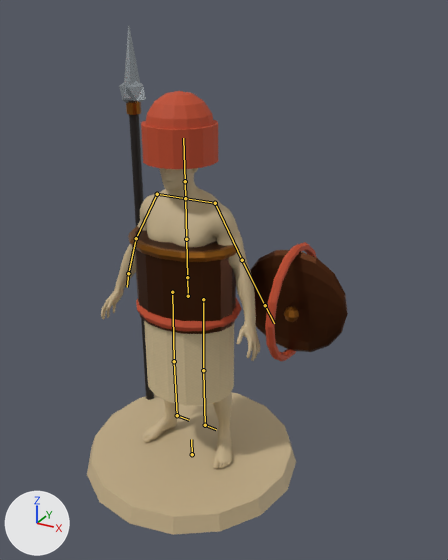
The Blender file art/white_army_v02/blender/padati.blend as it was, and as the next commit left it.
Before and after are seen from a 50 mm camera at (0.727, -1.143, 1.109) aimed at (0.078, 0.037, 0.518). The axes (+X, +Y, +Z) are drawn at lower left. The lights are the same throughout. The picture after the commit comes second. The bones that bend it are drawn over the model as lines.

Objects in the first picture: 'Pawn_AnatomicalBody', 'Pawn_Cuirass', 'Pawn_Cuirass_Trim', 'Pawn_DhalShield', 'Pawn_Dhoti', 'Pawn_Sash', 'Pawn_Shield_Boss_31', 'Pawn_Shield_Rim', 'Pawn_SpearAssembly', 'Pawn_Spear_Head', 'Pawn_Turban', 'Pawn_Turban_Crown', 'Plinth_Stone' and 2 more.
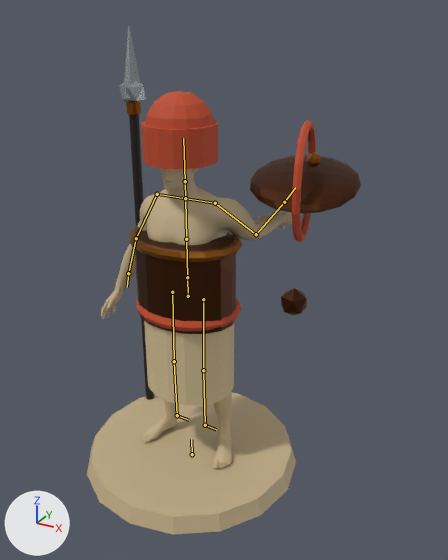
The newer file adds an action. The first version stands in its rest pose; the second is drawn at frame 10 of the action 'defend'.

Changed parts and their boxes [x1, y1, x2, y2] in the pictures (448 x 560 px):
'Pawn_DhalShield', posed (13% wider, 43% shorter): before [250, 250, 348, 352]; after [250, 155, 361, 213]
'Pawn_AnatomicalBody', posed (20% wider): before [101, 168, 260, 469]; after [101, 168, 292, 469]
'Pawn_Shield_Rim', posed (53% narrower): before [265, 242, 317, 361]; after [292, 120, 316, 242]
'Pawn_Shield_Boss_31', posed (not visible afterwards): before [284, 307, 299, 322]
'Pawn_Shield_Boss_0', posed (not visible before): after [306, 152, 321, 167]
bone 'upper_arm.L', root to tip: before (215, 203) to (242, 260); after (215, 203) to (256, 234)
bone 'forearm.L', root to tip: before (242, 260) to (265, 305); after (256, 234) to (284, 202)

What the commit changed:
Bone 'upper_arm.L' (bone_upper_arm_l) turns from (0, 0, 0) to (37, 17, 32) degrees about its own x, y and z.
Bone 'forearm.L' (bone_forearm_l) turns from (0, 0, 0) to (49, 0, 34) degrees about its own x, y and z.
